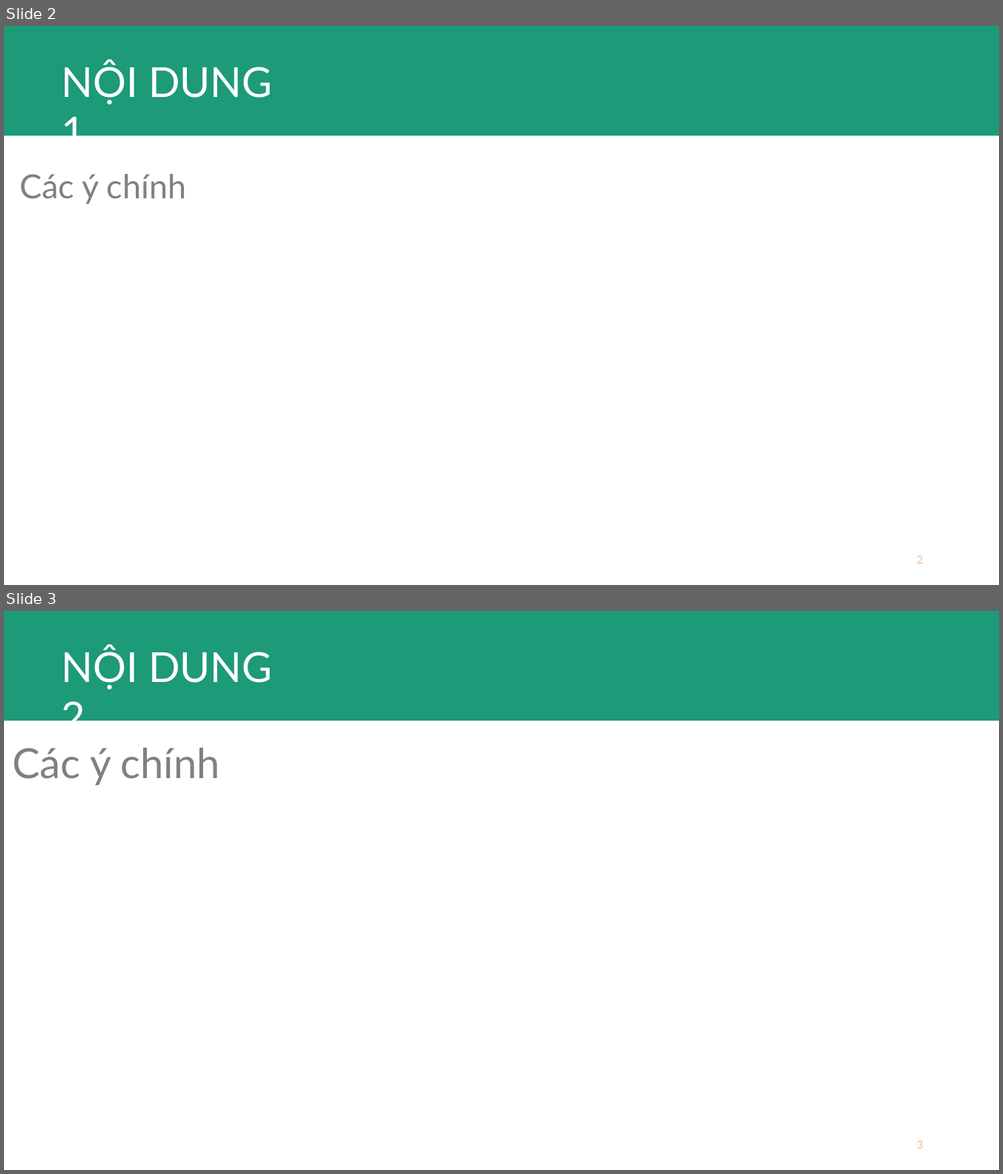
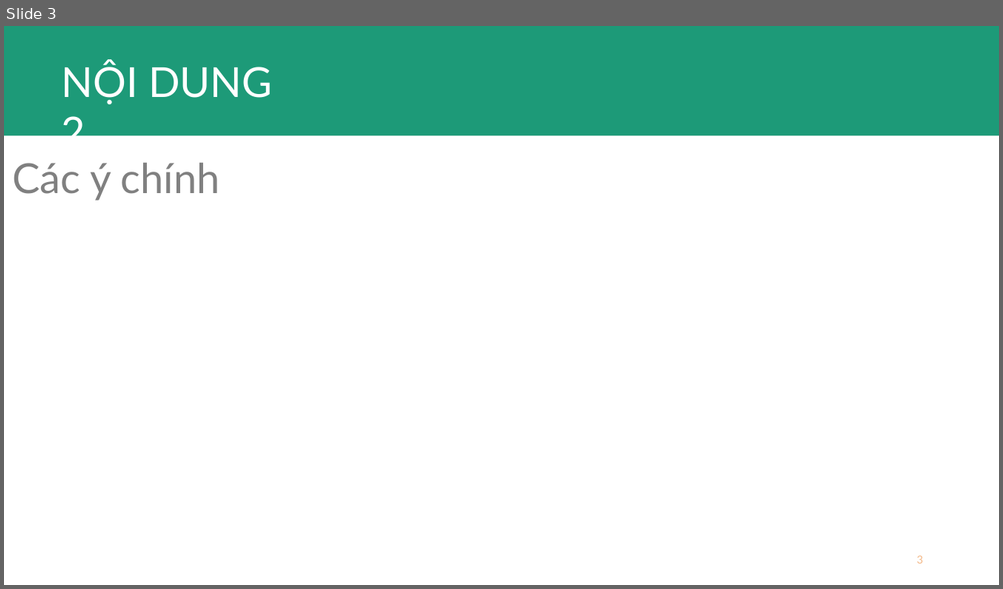
Before and after one commit to hoangthien/CNPMCS, a slide deck: Serminar.pptx. Shown one above the other, each under a label of ours: slides 2 and 3 before the commit, slide 3 after it. The pictures are 1003x1174 and 1003x589 pixels, drawn with LibreOffice and Linux fonts; fonts in the diff are those of the drawing. Boxes give left, top, right and bottom in pixels: in the first picture for what was removed or moved away, otherwise in the second. Text is boxed around its words. In the diff, an @@ line names an element or a change of style, - is before the commit and + after.

```diff
--- a/Serminar.pptx
+++ b/Serminar.pptx
@@ slide 2 removed at (4, 26, 999, 585), background #FFFFFF @@
@@ rectangle removed at (4, 26, 999, 136) @@
@@ text removed at (62, 61, 272, 154) @@
-NỘI DUNG 1
@@ text removed at (20, 174, 186, 204) @@
-Các ý chính
@@ page number removed at (916, 556, 922, 564) @@
-2
```
Also in this commit, not shown: 1 slide added.
